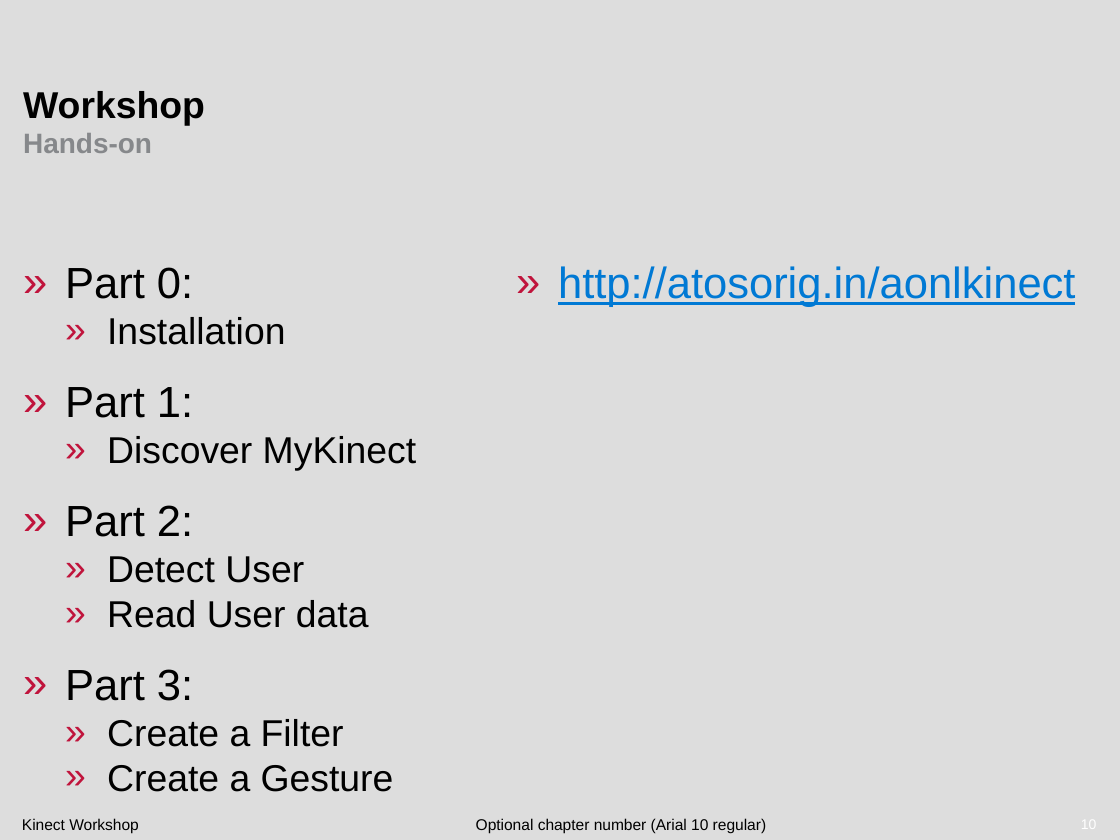
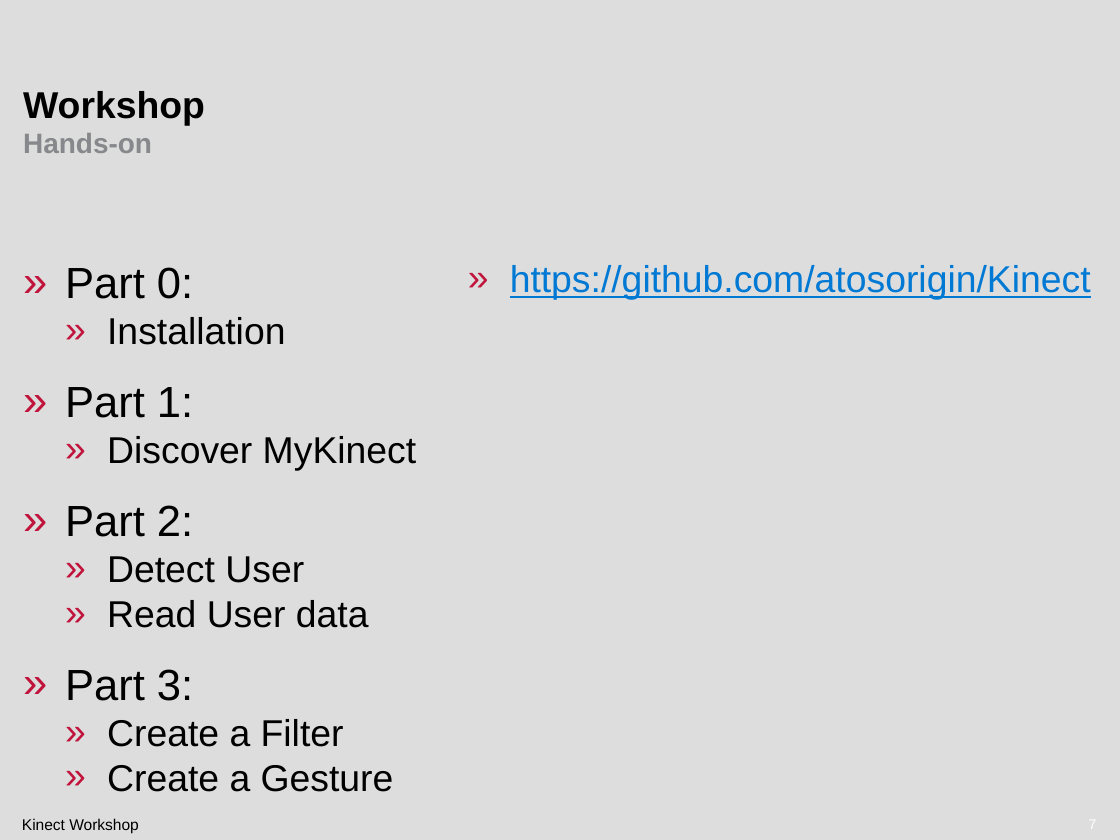
Before and after one commit to atosorigin/Kinect, a slide deck: slide 7 of doc/Demos/Workshop/Workshop presentation.pptx (slide 10 before the commit). Drawn at 1120x840 pixels with LibreOffice and Linux fonts; fonts in the diff are those of the drawing; background and template pictures are left out. Boxes give left, top, right and bottom in pixels: in the first picture for what was removed or moved away, otherwise in the second. Text is boxed around its words. In the diff, an @@ line names an element or a change of style, - is before the commit and + after.

```diff
--- a/doc/Demos/Workshop/Workshop presentation.pptx
+++ b/doc/Demos/Workshop/Workshop presentation.pptx
@@ text at [510, 265, 1091, 300]: text changed; size 28 to 24 pt @@
-» http://atosorig.in/aonlkinect
+» https://github.com/atosorigin/Kinect
@@ text removed at [476, 818, 766, 834] @@
-Optional chapter number (Arial 10 regular)
@@ page number at [691, 819, 708, 830]: text changed @@
-10
+7
```
Also in this commit, not shown: 3 other slides changed, 3 slides removed.
